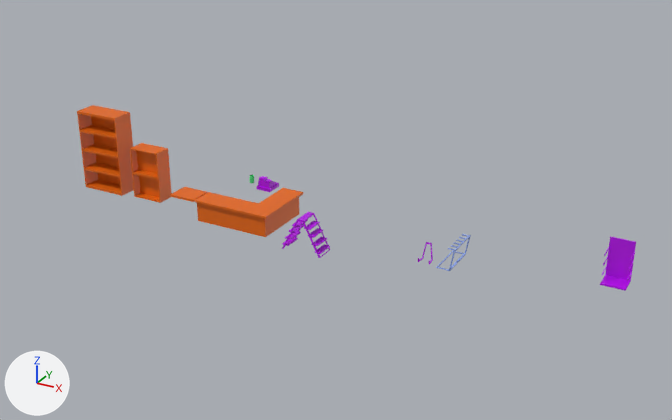
The FBX model PPR301/Assets/Assets/Environment Model/Interior Objects/Furniture.fbx as it was, and as the next commit left it.
The view is the same before and after, from a camera (50 mm lens) standing at (16.5, -30.5, 16.6) and looking at (-1.4, 2.0, 0.4). Lighting does not change. The marker at lower left points along +X, +Y and +Z. Where no turn or scale is listed for an object, it has been applied to the vertices.

In view in the first picture: 'cabinet_large.002', 'cabinet_small.002', 'front_desk.001', 'keyboard_stand.002', 'step_ladder.002'.
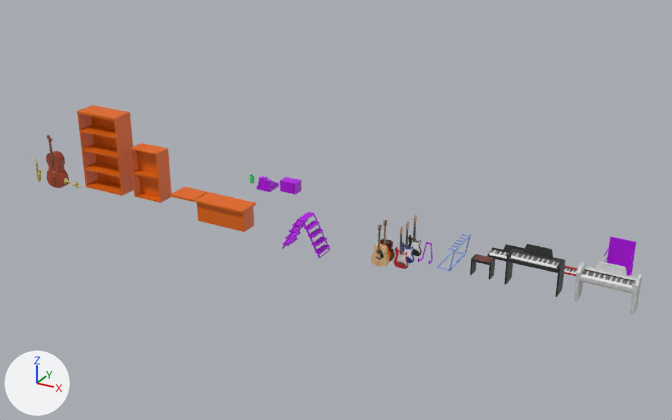
Where the change shows, as pixel boxes (x1, y1, x2, y2) in the pictures (672 x 420 px):
'front_desk.001', reshaped (35% narrower, 10% shorter): before (170, 187, 303, 237); after (170, 187, 256, 232)
'piano_style2.002', added: after (573, 261, 642, 315)
'piano_style1.002', added: after (504, 244, 565, 297)
'cello', added (brown): after (46, 135, 69, 188)
'acoustic_guitar.004', added: after (371, 224, 389, 267)
'stool.002', added: after (470, 254, 495, 280)
'safe.002', added: after (280, 177, 302, 195)
'keyboard_large.002', added: after (487, 244, 533, 268)
'electric_guitar.003', added: after (393, 227, 409, 269)
'electric_guitar.005', added: after (408, 215, 422, 256)
'acoustic_guitar.003', added: after (380, 219, 395, 262)
'electric_guitar.004', added: after (402, 221, 414, 263)
'keyboard_small.003', added: after (564, 266, 578, 276)
'sax', added: after (33, 159, 43, 182)
'trumpet', added: after (64, 178, 84, 188)
part 1 of me_cube_021, cut back: before (240, 188, 303, 237); after (240, 202, 256, 232)

Edits to the bpy script that builds the scene:
```text
Change me_cube_021:
    remove me_cube_021.from_pydata(...)  # 56 vertices, 54 faces; spans x -1.82..3.22, y -0.53..2.56, z -0.44..0.61
    add me_cube_021.from_pydata(...)  # 40 vertices, 38 faces; spans x -1.82..2.02, y -0.53..0.53, z -0.44..0.61
    me_cube_021 part 1
    20 vertices are removed from x 2.16..3.22, y -0.53..2.56, z -0.44..0.61
    25 faces are deleted
    4 vertices move from x 2.16..2.3, y -0.53..0.53, z 0.5 to x 1.98..2.02, y -0.53..0.53, z 0.5
    4 vertices are added at (1.98, -0.39, -0.44), (1.98, 0.39, -0.44), (2.02, 0.53, 0.61), (2.02, -0.53, 0.61)
    9 new faces join them
Add ob_keyboard_large_002:
    ob_keyboard_large_002 = bpy.data.objects.new('keyboard_large.002', me_cube_044)  # 28 vertices, 26 faces; spans x -0.96..0.96, y -0.27..0.25, z 0.0..0.5; in mat_m_keyboards (picture img_interior_m_keyboards_basecolor_png)
    ob_keyboard_large_002.location = (6.69, 1.78, 0.0)
Add ob_safe_002:
    ob_safe_002 = bpy.data.objects.new('safe.002', me_cube_033)  # 32 vertices, 28 faces; spans x -0.421..0.421, y -0.305..0.265, z 0.0..0.533; in mat_m_interiorbits (purple #b600e7)
    ob_safe_002.location = (-4.69, 3.65, 0.0)
Add ob_stool_002:
    ob_stool_002 = bpy.data.objects.new('stool.002', me_cube_041)  # 36 vertices, 34 faces; spans x -0.401..0.401, y -0.227..0.227, z -0.004..0.744; in mat_m_keyboards (picture img_interior_m_keyboards_basecolor_png)
    ob_stool_002.location = (6.09, 0.0, 0.0)
Add ob_electric_guitar_005:
    ob_electric_guitar_005 = bpy.data.objects.new('electric_guitar.005', me_cube_052)  # 280 vertices, 276 faces; spans x -0.34..0.31, y -0.02..0.07, z -0.56..1.28; in mat_m_electricguitar (picture img_interior_m_electricguitar_basecolor_png)
    ob_electric_guitar_005.location = (2.67, 1.3, 0.0)
Add ob_trumpet:
    ob_trumpet = bpy.data.objects.new('trumpet', me_cube_062)  # 983 vertices, 972 faces; spans x -1.137..0.001, y -0.178..0.106, z -0.184..0.172; in mat_m_acousticinstruments (picture img_interior_m_acousticinstruments_basecolor_png)
    ob_trumpet.location = (-14.07, 0.0, -0.27)
Add ob_piano_style1_002:
    ob_piano_style1_002 = bpy.data.objects.new('piano_style1.002', me_cube_042)  # 62 vertices, 61 faces; spans x -1.01..1.01, y -0.32..0.34, z 0.01..1.54; in mat_m_keyboards (picture img_interior_m_keyboards_basecolor_png)
    ob_piano_style1_002.location = (8.11, 0.0, 0.0)
Add ob_acoustic_guitar_003:
    ob_acoustic_guitar_003 = bpy.data.objects.new('acoustic_guitar.003', me_circle_004)  # 248 vertices, 244 faces; spans x -0.39..0.35, y -0.03..0.22, z -0.71..1.14; in mat_m_guitar (picture img_interior_m_guitar_basecolor_png)
    ob_acoustic_guitar_003.location = (1.71, 0.51, 0.0)
Add ob_acoustic_guitar_004:
    ob_acoustic_guitar_004 = bpy.data.objects.new('acoustic_guitar.004', me_circle_002)  # 248 vertices, 244 faces; spans x -0.39..0.35, y -0.03..0.22, z -0.71..1.14; in mat_m_guitar (picture img_interior_m_guitar_basecolor_png)
    ob_acoustic_guitar_004.location = (1.71, 0.0, 0.0)
Add ob_keyboard_small_003:
    ob_keyboard_small_003 = bpy.data.objects.new('keyboard_small.003', me_cube_045)  # 20 vertices, 18 faces; spans x -0.58..0.58, y -0.163..0.213, z 0.003..0.155; in mat_m_keyboards (picture img_interior_m_keyboards_basecolor_png)
    ob_keyboard_small_003.location = (9.02, 1.78, 0.0)
Add ob_cello:
    ob_cello = bpy.data.objects.new('cello', me_cube_038)  # 232 vertices, 228 faces; spans x -0.54..0.54, y -0.12..0.42, z -0.89..1.86; in mat_m_acousticinstruments (picture img_interior_m_acousticinstruments_basecolor_png)
    ob_cello.location = (-15.98, 0.0, 0.14)
Add ob_electric_guitar_003:
    ob_electric_guitar_003 = bpy.data.objects.new('electric_guitar.003', me_cube_040)  # 280 vertices, 276 faces; spans x -0.34..0.31, y -0.02..0.07, z -0.56..1.28; in mat_m_electricguitar (picture img_interior_m_electricguitar_basecolor_png)
    ob_electric_guitar_003.location = (2.67, 0.0, 0.0)
Add ob_piano_style2_002:
    ob_piano_style2_002 = bpy.data.objects.new('piano_style2.002', me_cube_043)  # 86 vertices, 85 faces; spans x -1.07..1.07, y -0.32..0.34, z 0.0..1.47; in mat_m_keyboards (picture img_interior_m_keyboards_basecolor_png)
    ob_piano_style2_002.location = (10.79, 0.0, 0.0)
Add ob_sax:
    ob_sax = bpy.data.objects.new('sax', me_cube_049)  # 553 vertices, 506 faces; spans x -0.062..0.575, y -0.108..0.108, z -1.143..0.033; in mat_m_acousticinstruments (picture img_interior_m_acousticinstruments_basecolor_png)
    ob_sax.location = (-17.37, 0.0, 0.51)
Add ob_electric_guitar_004:
    ob_electric_guitar_004 = bpy.data.objects.new('electric_guitar.004', me_cube_051)  # 280 vertices, 276 faces; spans x -0.34..0.31, y -0.02..0.07, z -0.56..1.28; in mat_m_electricguitar (picture img_interior_m_electricguitar_basecolor_png)
    ob_electric_guitar_004.location = (2.67, 0.56, 0.0)
```
